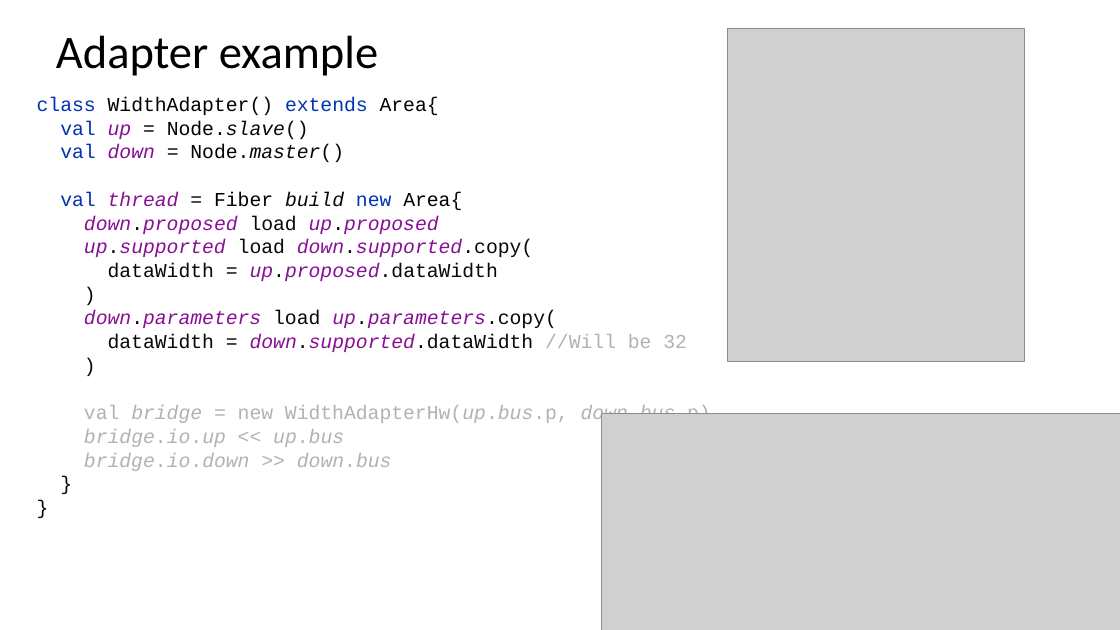
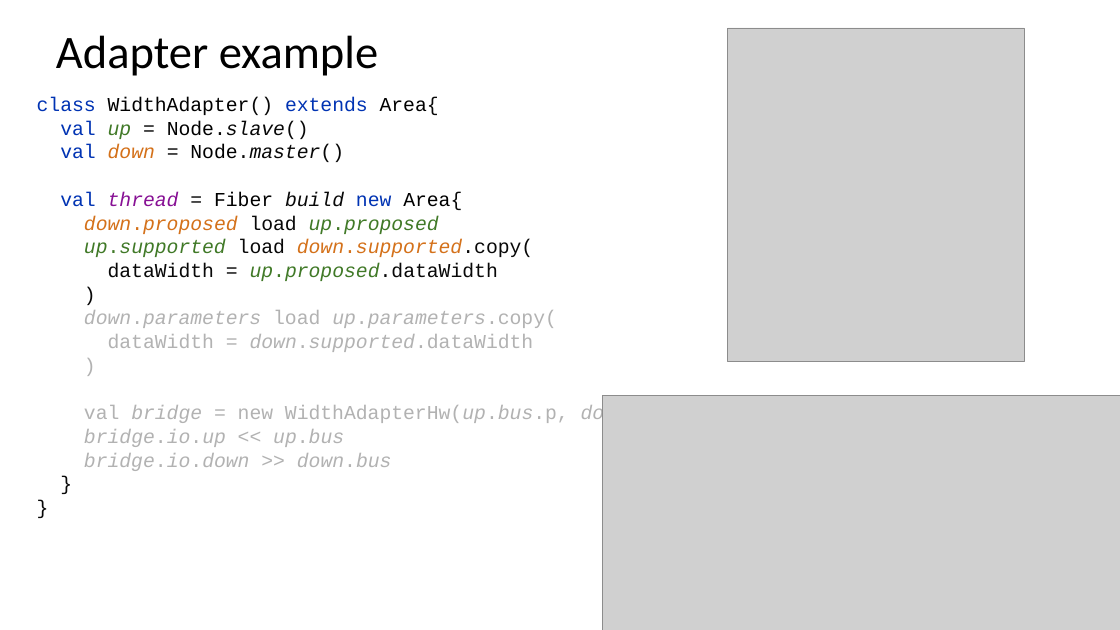
Before and after one commit to SpinalHDL/SpinalDoc, a slide deck: slide 52 of presentation/en/fsic_100723/fsic_100723.odp (slide 53 before the commit). Drawn at 1120x630 pixels with LibreOffice and Linux fonts; fonts in the diff are those of the drawing; grey boxes stand for pictures. Boxes give left, top, right and bottom in pixels: in the first picture for what was removed or moved away, otherwise in the second. Text is boxed around its words. In the diff, an @@ line names an element or a change of style, - is before the commit and + after.

```diff
--- a/presentation/en/fsic_100723/fsic_100723.odp
+++ b/presentation/en/fsic_100723/fsic_100723.odp
@@ text at [37,97,711,471]: text colour #871094 to #407927 in "up up.proposed up.supported", "up.proposed.dataWidth"; text colour #871094 to #D4711A in "down down.proposed down.supported.copy("; text colour #080808 to #D4711A in "down.proposed down.supported.copy("; text colour #080808 to #407927 in "up.proposed up.supported", "up.proposed.dataWidth"; text colour #871094 to #B2B2B2 in "down.parameters up.parameters.copy("; text colour #080808 to #B2B2B2 in "down.parameters load up.parameters.copy(", ")" @@
@@ text at [108,334,534,352]: text changed; text colour #080808 to #B2B2B2 @@
-dataWidth = down.supported.dataWidth //Will be 32
+dataWidth = down.supported.dataWidth
@@ picture: place and size @@
-picture at [602,413,1120,630]
+picture at [602,396,1120,630]
```
Also in this commit, not shown: 15 other slides changed, 1 other file.
